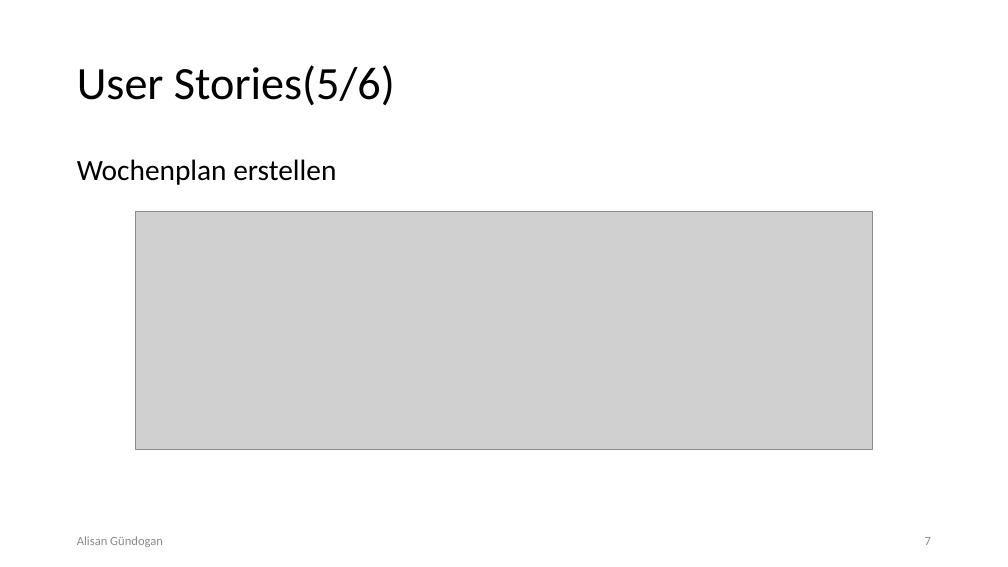
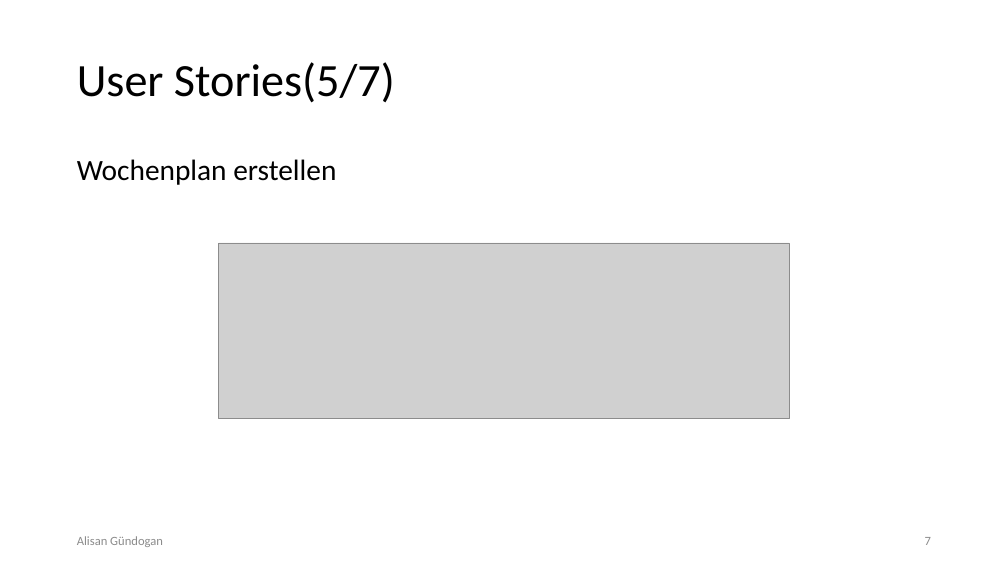
Before and after one commit to kastenfrosch/SEP, a slide deck: slide 7 of Dokumentation/Iteration2/II._Iteration_Praesentation.pptx. Drawn at 1008x567 pixels with LibreOffice and Linux fonts; fonts in the diff are those of the drawing; grey boxes stand for pictures. Boxes give left, top, right and bottom in pixels: in the first picture for what was removed or moved away, otherwise in the second. Text is boxed around its words. In the diff, an @@ line names an element or a change of style, - is before the commit and + after.

```diff
--- a/Dokumentation/Iteration2/II._Iteration_Praesentation.pptx
+++ b/Dokumentation/Iteration2/II._Iteration_Praesentation.pptx
@@ title at [77,62,395,103]: text changed @@
-User Stories(5/6)
+User Stories(5/7)
@@ picture: place and size @@
-picture at [136,212,873,450]
+picture at [219,243,789,418]
```
Also in this commit, not shown: 9 other slides changed, 1 slide added, 1 other file.
